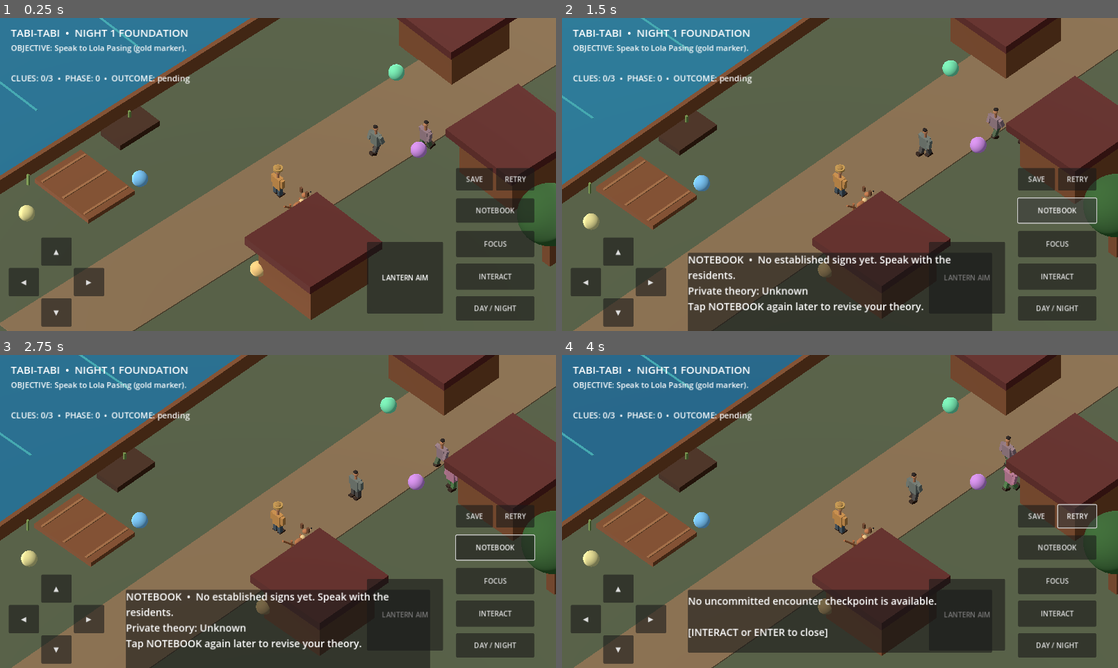
Above: before the commit, frames 1-4 (two rows, left to right).
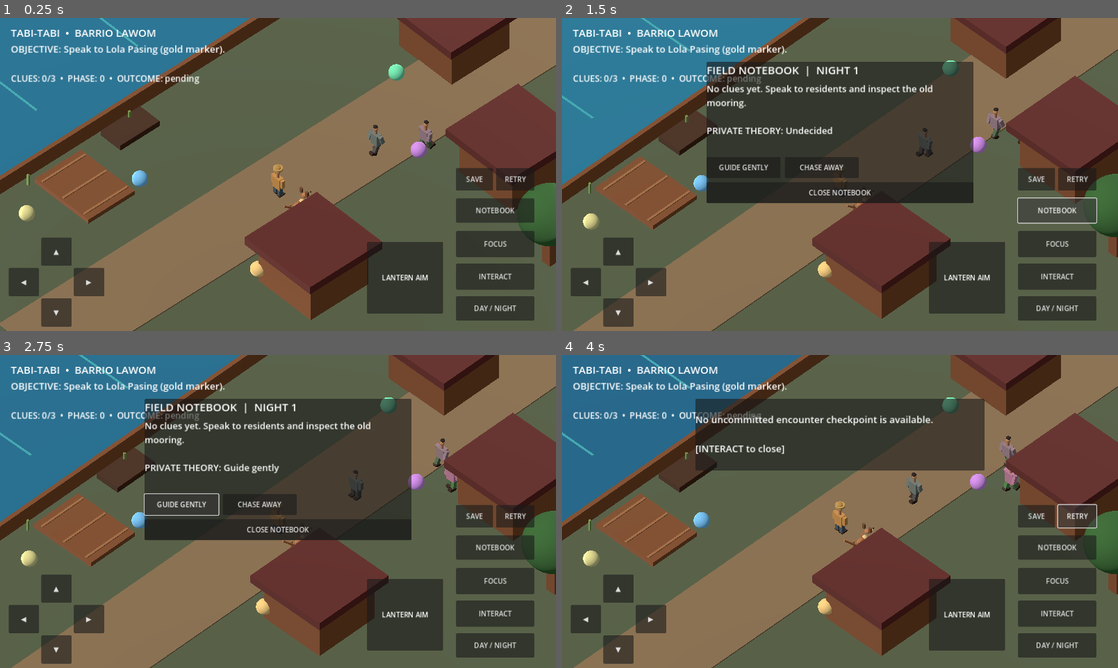
Above: after the commit, the same moments.

Repository: LokiJ07/Tabi-tabi
Game: Godot game, scene res://scenes/main.tscn
The game is run twice, just before and just after one commit, with the same random seed, the same clock (stepped at 60 frames per second) and the same inputs.
Inputs (mouse positions are in pixels of both pictures, inside the frame that each line leads up to):
- Up to frame 1 (0.25 s): no input
- Up to frame 2 (1.5 s): click "INTERACT" at 0.5 s; click "NOTEBOOK" at 1.25 s
- Up to frame 3 (2.75 s): click (183, 505) at 2 s, where only the run after the commit has a clickable "GUIDE GENTLY"
- Up to frame 4 (4 s): click (823, 505) at 2.75 s, where only the run after the commit has a clickable "CHASE AWAY"; click "RETRY" at 3.5 s

The runs differ from the first frame. In frame 1, 1.5% of the frame differs, in the area x 2-41%, y 3-22%; in frame 2, 33%; in frame 3, 33%, in the area x 2-97%, y 3-100%; in frame 4, 21%.

Commit message:
fix(ui): explicit notebook theory controls and mobile dialogue layout

Diff:
--- a/scripts/main.gd
+++ b/scripts/main.gd
@@ -41,6 +41,10 @@
 var objective: Label
 var dialogue: PanelContainer
 var dialogue_text: Label
+var notebook_panel: PanelContainer
+var notebook_body: Label
+var notebook_guide: Button
+var notebook_chase: Button
 var touch_axes := Vector2.ZERO
 var focus_held := false
 var manual_aim := Vector2.ZERO
@@ -126,6 +130,7 @@
 		focus_held = false
 	if event.is_action_pressed("ui_cancel"):
 		_close_dialogue()
+		_close_notebook()
 
 
 func _create_world() -> void:
@@ -357,12 +362,12 @@
 	canvas.add_child(root)
 	info = Label.new()
 	info.position = Vector2(25, 16)
-	info.text = "TABI-TABI  •  NIGHT 1 FOUNDATION"
+	info.text = "TABI-TABI  •  BARRIO LAWOM"
 	info.add_theme_font_size_override("font_size", 24)
 	root.add_child(info)
 	objective = Label.new()
 	objective.position = Vector2(25, 56)
-	objective.add_theme_font_size_override("font_size", 18)
+	objective.add_theme_font_size_override("font_size", 22)
 	root.add_child(objective)
 	_make_button(root, "◀", Vector2(20, 575), Vector2(70, 65), func(): _set_button_axis("left", true), func(): _set_button_axis("left", false))
 	_make_button(root, "▶", Vector2(170, 575), Vector2(70, 65), func(): _set_button_axis("right", true), func(): _set_button_axis("right", false))
@@ -393,7 +398,7 @@
 	root.add_child(dog_warning_label)
 	stage_label = Label.new()
 	stage_label.position = Vector2(25, 125)
-	stage_label.add_theme_font_size_override("font_size", 19)
+	stage_label.add_theme_font_size_override("font_size", 20)
 	root.add_child(stage_label)
 	for i in range(3):
 		var index := i
@@ -416,19 +421,56 @@
 	alarm_label.add_theme_font_size_override("font_size", 18)
 	root.add_child(alarm_label)
 	dialogue = PanelContainer.new()
-	dialogue.set_anchors_preset(Control.PRESET_CENTER_BOTTOM)
-	dialogue.offset_left = -350
-	dialogue.offset_right = 350
-	dialogue.offset_top = -180
-	dialogue.offset_bottom = -35
-	dialogue.custom_minimum_size = Vector2(700, 145)
+	dialogue.anchor_left = 0.24
+	dialogue.anchor_right = 0.76
+	dialogue.anchor_top = 0.14
+	dialogue.anchor_bottom = 0.14
+	dialogue.offset_bottom = 165
 	root.add_child(dialogue)
 	dialogue_text = Label.new()
-	dialogue_text.custom_minimum_size = Vector2(680, 125)
 	dialogue_text.autowrap_mode = TextServer.AUTOWRAP_WORD_SMART
-	dialogue_text.add_theme_font_size_override("font_size", 23)
+	dialogue_text.add_theme_font_size_override("font_size", 22)
+	dialogue_text.size_flags_horizontal = Control.SIZE_EXPAND_FILL
 	dialogue.add_child(dialogue_text)
 	dialogue.hide()
+	notebook_panel = PanelContainer.new()
+	notebook_panel.anchor_left = 0.26
+	notebook_panel.anchor_right = 0.74
+	notebook_panel.anchor_top = 0.14
+	notebook_panel.anchor_bottom = 0.14
+	notebook_panel.offset_bottom = 325
+	root.add_child(notebook_panel)
+	var stack := VBoxContainer.new()
+	stack.add_theme_constant_override("separation", 10)
+	notebook_panel.add_child(stack)
+	var title := Label.new()
+	title.text = "FIELD NOTEBOOK  |  NIGHT 1"
+	title.add_theme_font_size_override("font_size", 25)
+	stack.add_child(title)
+	notebook_body = Label.new()
+	notebook_body.autowrap_mode = TextServer.AUTOWRAP_WORD_SMART
+	notebook_body.add_theme_font_size_override("font_size", 21)
+	notebook_body.size_flags_vertical = Control.SIZE_EXPAND_FILL
+	stack.add_child(notebook_body)
+	var theory_row := HBoxContainer.new()
+	theory_row.add_theme_constant_override("separation", 10)
+	stack.add_child(theory_row)
+	notebook_guide = Button.new()
+	notebook_guide.text = "GUIDE GENTLY"
+	notebook_guide.custom_minimum_size = Vector2(170, 48)
+	notebook_guide.pressed.connect(func(): _select_theory("guide"))
+	theory_row.add_child(notebook_guide)
+	notebook_chase = Button.new()
+	notebook_chase.text = "CHASE AWAY"
+	notebook_chase.custom_minimum_size = Vector2(170, 48)
+	notebook_chase.pressed.connect(func(): _select_theory("chase"))
+	theory_row.add_child(notebook_chase)
+	var close_button := Button.new()
+	close_button.text = "CLOSE NOTEBOOK"
+	close_button.custom_minimum_size = Vector2(200, 48)
+	close_button.pressed.connect(_close_notebook)
+	stack.add_child(close_button)
+	notebook_panel.hide()
 
 
 func _make_button(parent: Control, title: String, pos: Vector2, size: Vector2, down: Callable, up: Callable) -> void:
@@ -475,6 +517,9 @@
 
 
 func _interact() -> void:
+	if notebook_panel.visible:
+		_close_notebook()
+		return
 	if dialogue.visible:
 		_close_dialogue()
 		return
@@ -521,7 +566,8 @@
 
 
 func _show_dialogue(value: String) -> void:
-	dialogue_text.text = value + "\n\n[INTERACT or ENTER to close]"
+	_close_notebook()
+	dialogue_text.text = value + "\n\n[INTERACT to close]"
 	dialogue.show()
 
 
@@ -672,25 +718,41 @@
 
 
 func _open_notebook() -> void:
-	var found: Array[String] = []
+	if notebook_panel.visible:
+		_close_notebook()
+		return
+	_close_dialogue()
+	notebook_panel.show()
+	_refresh_notebook()
+
+
+func _refresh_notebook() -> void:
+	var lines: Array[String] = []
 	if story.clues.has("light_retreat"):
-		found.append("Dado reports the light retreats when stared at.")
+		lines.append("DADO | Light retreats when stared at.")
 	if story.clues.has("old_mooring"):
-		found.append("The light returns to an old safe mooring.")
+		lines.append("MOORING | Worn rope at the river.")
 	if story.clues.has("boatman_name"):
-		found.append("Mara's records name boatman Mang Celso.")
-	if found.is_empty():
-		found.append("No established signs yet. Speak with the residents.")
-	var hypothesis_line := "Guide gently" if story.hypothesis == "guide" else "Chase away" if story.hypothesis == "chase" else "Unknown"
-	_show_dialogue("NOTEBOOK  •  " + "\n".join(found) + "\nPrivate theory: " + hypothesis_line + "\nTap NOTEBOOK again later to revise your theory.")
-	# The theory is deliberately private and never changes social trust.
-	if story.hypothesis == "":
-		story.choose_hypothesis("chase")
-	elif story.hypothesis == "chase":
-		story.choose_hypothesis("guide")
-	else:
-		story.choose_hypothesis("chase")
-	_refresh_choices()
+		lines.append("MARA | Ledger names Mang Celso.")
+	if lines.is_empty():
+		lines.append("No clues yet. Speak to residents and inspect the old mooring.")
+	var theory_name := "Guide gently" if story.hypothesis == "guide" else "Chase away" if story.hypothesis == "chase" else "Undecided"
+	notebook_body.text = "\n".join(lines) + "\n\nPRIVATE THEORY: " + theory_name
+	notebook_guide.disabled = story.outcome != ""
+	notebook_chase.disabled = story.outcome != ""
+
+
+func _select_theory(value: String) -> void:
+	if story.outcome != "":
+		return
+	story.choose_hypothesis(value)
+	_save_story_silent()
+	_refresh_notebook()
+
+
+func _close_notebook() -> void:
+	if notebook_panel != null:
+		notebook_panel.hide()
 
 
 func _save_story_silent() -> void:
Not shown, added: docs/G3_MOBILE_HUD.md
